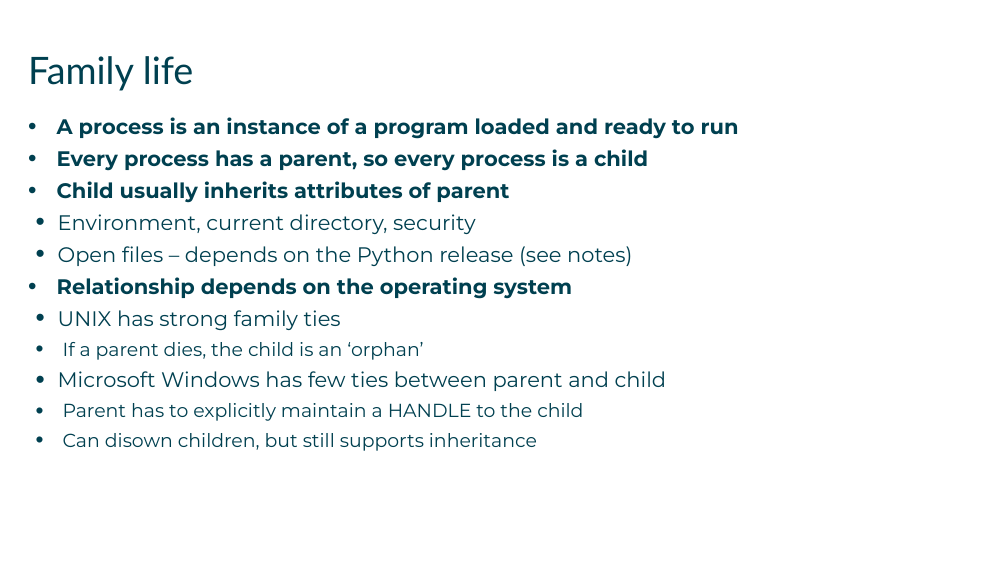
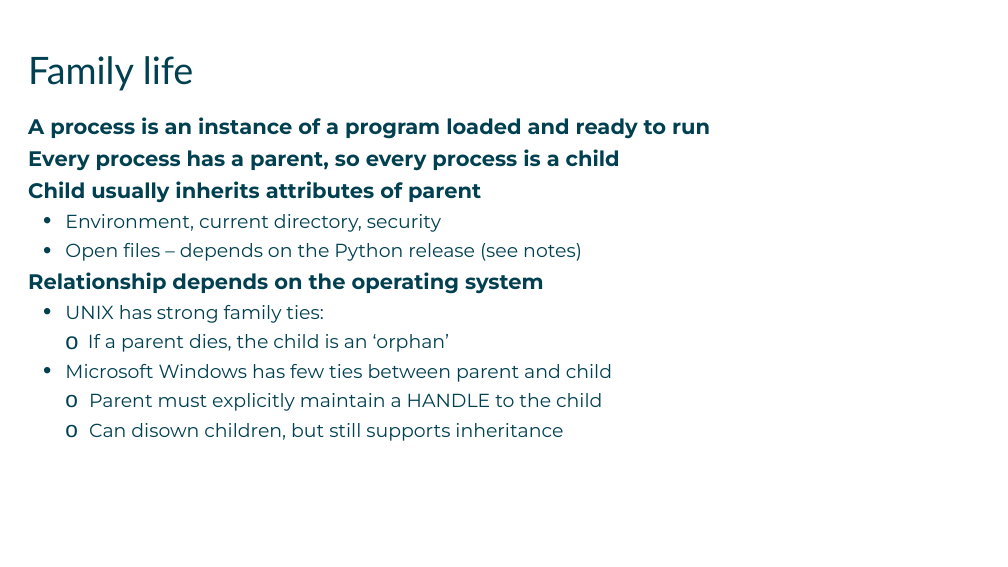
Before and after one commit to AndySmithQA/June24py3, a slide deck: slide 3 of QAPYTH3/DG_14_Multitasking_and_asyncio.pptx. Drawn at 1008x567 pixels with LibreOffice and Linux fonts; fonts in the diff are those of the drawing. Boxes give left, top, right and bottom in pixels: in the first picture for what was removed or moved away, otherwise in the second. Text is boxed around its words. In the diff, an @@ line names an element or a change of style, - is before the commit and + after.

```diff
--- a/QAPYTH3/DG_14_Multitasking_and_asyncio.pptx
+++ b/QAPYTH3/DG_14_Multitasking_and_asyncio.pptx
@@ text at bbox=[28, 117, 710, 441]: size 20 to 18 pt in "Environment, current directory, security", "Open files – depends on the Python ...", "Microsoft Windows has few ties between parent ..."; bullet • to none; indent changed; bullet • to o; list level 3 to 2 in "If a parent dies, the ..." @@
@@ text at bbox=[65, 305, 323, 323]: text changed; size 20 to 18 pt @@
-  • UNIX has strong family ties
+  • UNIX has strong family ties:
@@ text at bbox=[89, 393, 602, 411]: text changed @@
-    • Parent has to explicitly maintain a HANDLE to the child
+    o Parent must explicitly maintain a HANDLE to the child
```
Also in this commit, not shown: 24 other slides changed, 45 other files.
